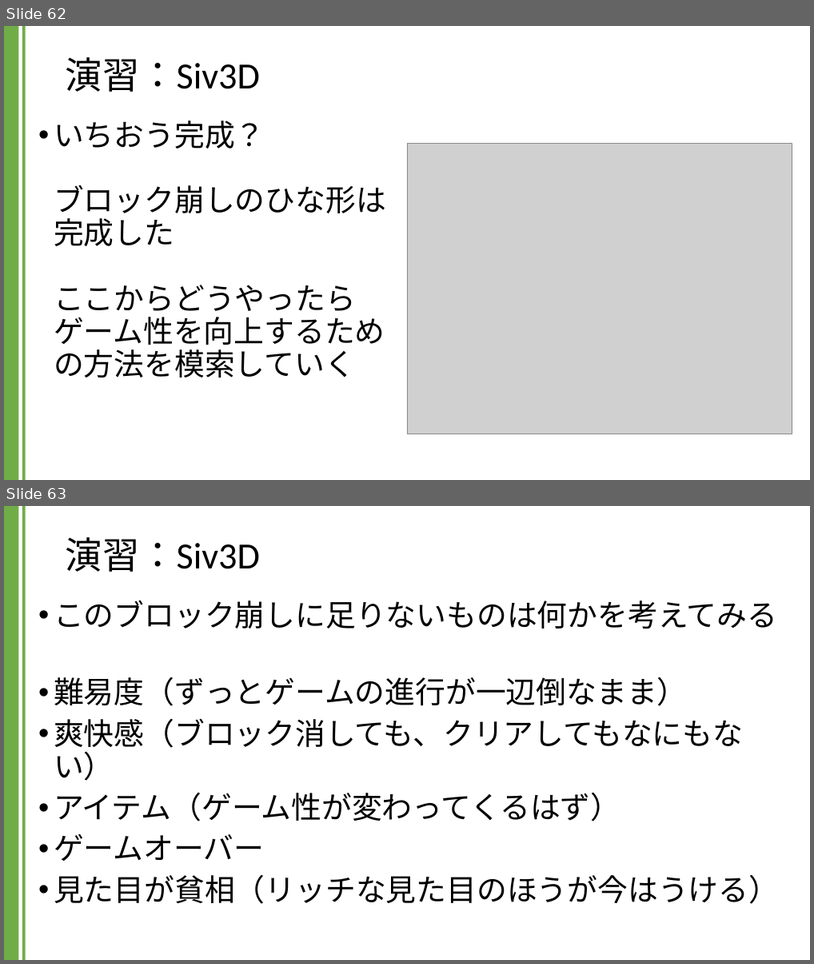
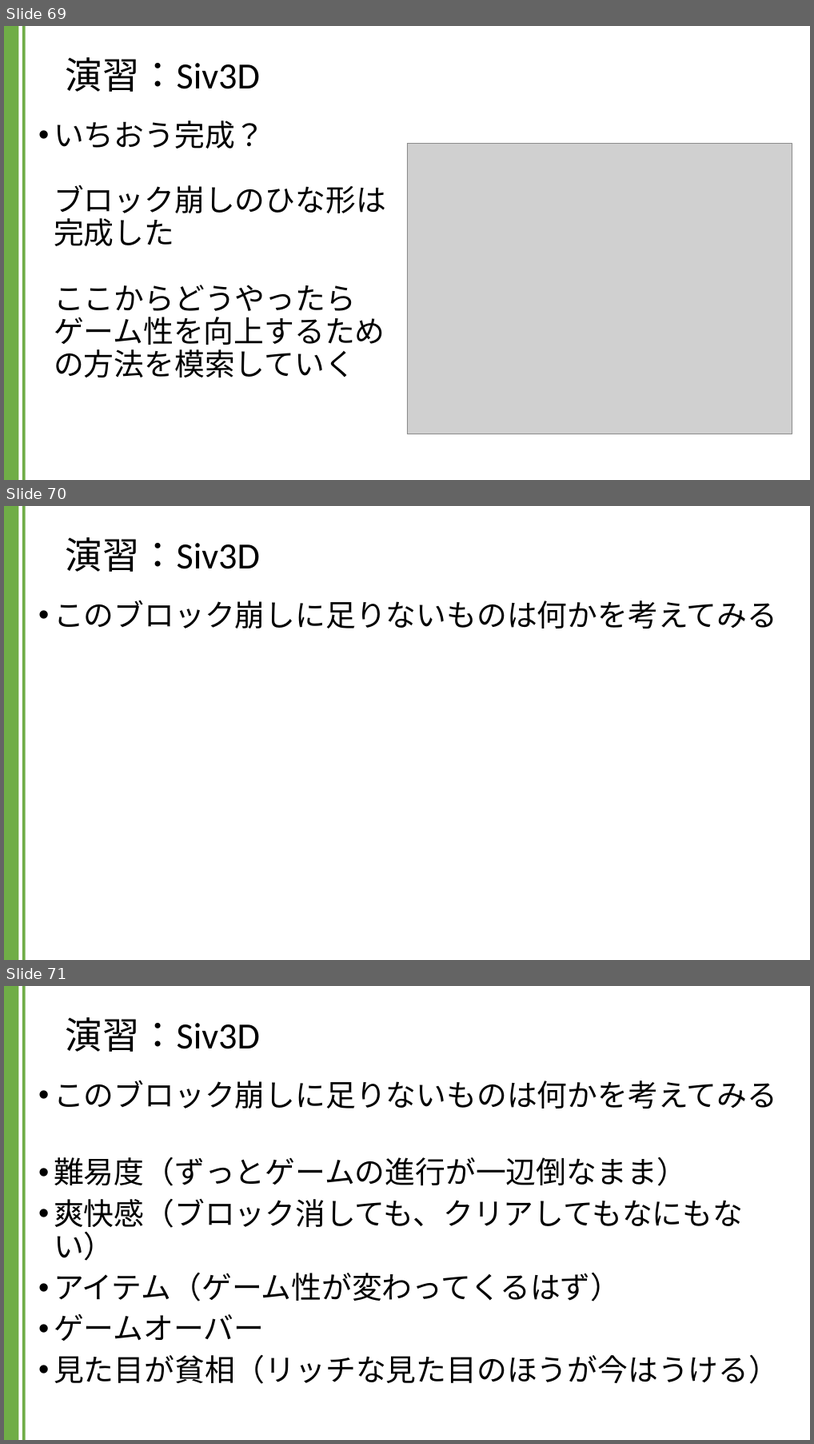
Before and after one commit to kic-murata/cpp2024, a slide deck: 授業資料/演習課題：Siv3D.pptx. Shown one above the other, each under a label of ours: slides 62 and 63 before the commit, slides 69, 70 and 71 after it. The pictures are 814x964 and 814x1444 pixels, drawn with LibreOffice and Linux fonts; fonts in the diff are those of the drawing; grey boxes stand for pictures; background and template pictures are left out. Boxes give left, top, right and bottom in pixels: in the first picture for what was removed or moved away, otherwise in the second. Text is boxed around its words. In the diff, an @@ line names an element or a change of style, - is before the commit and + after.

```diff
--- a/授業資料/演習課題：Siv3D.pptx
+++ b/授業資料/演習課題：Siv3D.pptx
@@ slide 70 added at <box>4,506,810,960</box>, background #FFFFFF; not listed: 2 template elements that a slide beside it also shows @@
@@ title added at <box>66,537,260,572</box>, 44 pt, text #000000 @@
+演習：Siv3D
@@ text added at <box>54,600,778,628</box>, 36 pt, text #000000 @@
+• このブロック崩しに足りないものは何かを考えてみる
@@ what was slide 62 is now slide 69 @@
@@ what was slide 63 is now slide 71 @@
```
Also in this commit, not shown: 4 slides changed, 7 other slides added.
